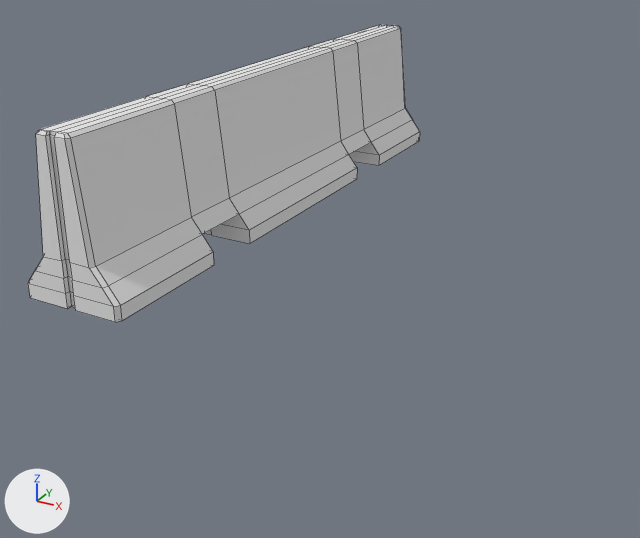
Renders of the Blender file gamedata/envs/canyonworld/levels/crashsite/assets/barrier.blend from each side of a commit.
Rendered twice from a camera (50 mm lens) standing at (3.77, -5.98, 1.9) and looking at (0.72, -0.42, -0.88). Lighting does not change. The marker at lower left points along +X, +Y and +Z. Mesh edges are drawn as thin lines.

Names of what the first picture shows: 'barrier'.
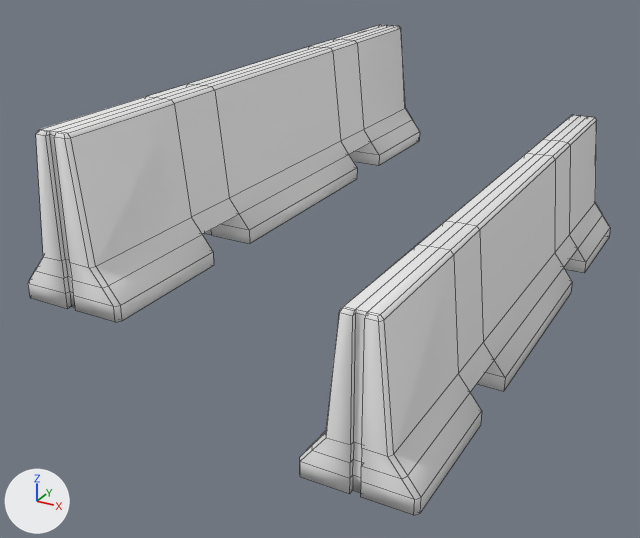
The newer file is also turned or shifted as a whole; pictures and numbers use the older file's frame.

Edits to the scene script, one JSON object a line:
```json
{"block": "me_barrier", "where": "me_barrier.from_pydata(...)  # 176 vertices, 174 faces; spans x -0.38..0.38, y -2.35..2.35, z -0.57..0.57"}
{"block": "me_barrier", "where": "# used by ob_barrier; location = (0.0, 0.0, 0.0)"}
{"block": "me_barrier", "change": "me_barrier part 1: all faces are now shaded smooth (174 of 174 changed)"}
{"op": "add", "block": "me_barrier_001", "code": ["me_barrier_001 = bpy.data.meshes.new('barrier.001')", "me_barrier_001.from_pydata(...)  # 176 vertices, 174 faces; spans x -0.38..0.38, y -2.35..2.35, z -0.57..0.57", "me_barrier_001.polygons.foreach_set('use_smooth', [True] * 174)", "me_barrier_001.materials.append(mat_material)  # white #e7e7e7"]}
{"op": "add", "block": "ob_barrier_001", "code": ["ob_barrier_001 = bpy.data.objects.new('barrier.001', me_barrier_001)", "ob_barrier_001.location = (2.0, 0.0, -0.678)"]}
```

Pixel boxes (x1, y1, x2, y2) of what changed, in the pictures (640 x 538 px):
```json
{"object": "barrier.001", "change": "added", "after": [300, 115, 610, 515]}
{"part": 1, "of": "me_barrier", "change": "shading changed", "before": [28, 25, 420, 322], "after": [28, 25, 420, 322]}
```
